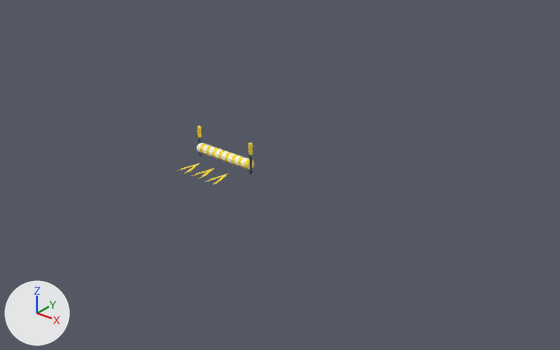
The glTF model race3D_game/models/climb-rope.glb as it was, and as the next commit left it.
One viewpoint serves both versions: a camera (50 mm lens) standing at (7.1, -7.59, 4.84) and looking at (0.84, 0.24, 0.0). Arrows for +X, +Y and +Z are at lower left; the lights stay in place. The first picture is the older version. Where no turn or scale is listed for an object, it has been applied to the vertices. Vertices at exactly the same position are counted once.

The first picture shows 'Braided spring rope.011', 'Braided spring rope.015', 'Reflector', 'Reflector.001', 'Rope anchor', 'Rope anchor.001', 'Upward chevron', 'Upward chevron.001', 'Upward chevron.002'.
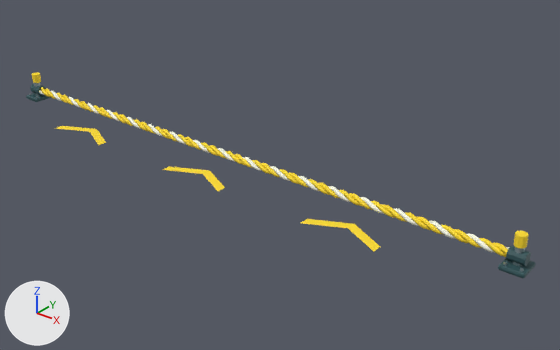
Pixel boxes [x1, y1, x2, y2] of what changed, in the pictures (560 x 350 px):
'Woven rope strand 0', added: after [41, 87, 506, 257]
'Woven rope strand 2', added: after [44, 88, 508, 255]
'Woven rope strand 1', added: after [39, 90, 510, 253]
'Upward chevron.002', moved, rescaled: before [208, 173, 229, 185]; after [301, 219, 380, 252]
'Upward chevron.001', moved, rescaled (174% wider, 117% taller): before [192, 168, 214, 179]; after [163, 166, 225, 191]
'Anchor foot.001', added: after [498, 259, 536, 278]
'Rope ferrule.001', added: after [506, 246, 531, 266]
'Upward chevron', moved, rescaled (130% wider, 67% taller): before [178, 163, 200, 174]; after [54, 126, 106, 145]
'Reflector.001', moved, rescaled: before [248, 143, 253, 155]; after [514, 230, 529, 249]
'Reflector', moved, rescaled: before [197, 126, 202, 138]; after [32, 72, 41, 83]
'Anchor foot', added: after [26, 93, 51, 102]
'Rope anchor.001', moved, rescaled: before [249, 155, 253, 174]; after [512, 247, 525, 266]
'Rope ferrule', added: after [31, 84, 46, 95]
'Braided spring rope.015', deleted: before [244, 159, 254, 170]
'Rope anchor', moved: before [198, 137, 202, 156]; after [34, 83, 41, 96]
'Braided spring rope.011', deleted: before [231, 154, 240, 165]

Patch to the scene script:
```diff
--- a/race3D_game/models/climb-rope.glb.py
+++ b/race3D_game/models/climb-rope.glb.py
@@ me_cylinder_017 @@
-me_cylinder_017.from_pydata(...)  # 20 vertices, 36 faces; spans x -0.028..0.028, y -0.029..0.029, z -0.08..0.08
+me_cylinder_017.from_pydata(...)  # 20 vertices, 36 faces; spans x -0.069..0.069, y -0.073..0.073, z -0.075..0.075
+# me_cylinder_017 part 1: the whole mesh is scaled about its middle by (2.52, 2.52, 0.938)
 me_cylinder_017.materials.append(mat_launch_yellow)
@@ me_cylinder_018 @@
-me_cylinder_018.from_pydata(...)  # 20 vertices, 36 faces; spans x -0.021..0.021, y -0.022..0.022, z -0.23..0.23
+me_cylinder_018.from_pydata(...)  # 20 vertices, 36 faces; spans x -0.052..0.052, y -0.055..0.055, z -0.203..0.203
+# me_cylinder_018 part 2: the whole mesh is scaled about its middle by (2.5, 2.5, 0.88)
 me_cylinder_018.materials.append(mat_rubber_edge)
@@ me_cylinder_019 @@
-me_cylinder_019.from_pydata(...)  # 20 vertices, 36 faces; spans x -0.028..0.028, y -0.029..0.029, z -0.08..0.08
+me_cylinder_019.from_pydata(...)  # 20 vertices, 36 faces; spans x -0.069..0.069, y -0.073..0.073, z -0.075..0.075
+# me_cylinder_019 part 3: the whole mesh is scaled about its middle by (2.52, 2.52, 0.938)
 me_cylinder_019.materials.append(mat_launch_yellow)
@@ me_upward_chevron @@
-me_upward_chevron.from_pydata(...)  # 6 vertices, 4 faces; spans x -0.355..-0.205, y -0.65..-0.23, z 0.028
+me_upward_chevron.from_pydata(...)  # 6 vertices, 4 faces; spans x -3.05..-1.95, y -0.75..-0.33, z 0.028
+# me_upward_chevron part 4: the whole mesh is scaled about its middle by (7.33, 1, 1), then moved by (-2.22, -0.1, 0.0)
 me_upward_chevron.materials.append(mat_launch_yellow)
@@ me_upward_chevron_001 @@
-me_upward_chevron_001.from_pydata(...)  # 6 vertices, 4 faces; spans x -0.075..0.075, y -0.65..-0.23, z 0.028
+me_upward_chevron_001.from_pydata(...)  # 6 vertices, 4 faces; spans x -0.55..0.55, y -0.75..-0.33, z 0.028
+# me_upward_chevron_001 part 5: the whole mesh is scaled about its middle by (7.33, 1, 1), then moved by (0.0, -0.1, 0.0)
 me_upward_chevron_001.materials.append(mat_launch_yellow)
@@ me_upward_chevron_002 @@
-me_upward_chevron_002.from_pydata(...)  # 6 vertices, 4 faces; spans x 0.205..0.355, y -0.65..-0.23, z 0.028
+me_upward_chevron_002.from_pydata(...)  # 6 vertices, 4 faces; spans x 1.95..3.05, y -0.75..-0.33, z 0.028
+# me_upward_chevron_002 part 6: the whole mesh is scaled about its middle by (7.33, 1, 1), then moved by (2.22, -0.1, 0.0)
 me_upward_chevron_002.materials.append(mat_launch_yellow)
@@ ob_braided_spring_rope_011 @@
-ob_braided_spring_rope_011 = bpy.data.objects.new('Braided spring rope.011', me_cylinder_011)
@@ ob_braided_spring_rope_015 @@
-ob_braided_spring_rope_015 = bpy.data.objects.new('Braided spring rope.015', me_cylinder_015)
@@ ob_rope_anchor @@
 ob_rope_anchor = bpy.data.objects.new('Rope anchor', me_cylinder_016)
-ob_rope_anchor.location = (-0.5, 0.0, 0.23)
+ob_rope_anchor.location = (-4.5, 0.0, 0.237)
@@ ob_reflector @@
 ob_reflector = bpy.data.objects.new('Reflector', me_cylinder_017)
-ob_reflector.location = (-0.5, 0.0, 0.39)
+ob_reflector.location = (-4.5, 0.0, 0.385)
@@ ob_rope_anchor_001 @@
 ob_rope_anchor_001 = bpy.data.objects.new('Rope anchor.001', me_cylinder_018)
-ob_rope_anchor_001.location = (0.5, 0.0, 0.23)
+ob_rope_anchor_001.location = (4.5, 0.0, 0.237)
@@ ob_reflector_001 @@
 ob_reflector_001 = bpy.data.objects.new('Reflector.001', me_cylinder_019)
-ob_reflector_001.location = (0.5, 0.0, 0.39)
+ob_reflector_001.location = (4.5, 0.0, 0.385)
@@ ob_rope_ferrule_001 @@
+ob_rope_ferrule_001 = bpy.data.objects.new('Rope ferrule.001', me_cylinder_009_1)  # a 10-sided cylinder along x spanning x -0.11..0.11, y -0.08..0.08, z -0.084..0.084; in mat_rubber_edge (dark cyan #2c5055)
+ob_rope_ferrule_001.location = (4.5, 0.0, 0.17)
@@ ob_anchor_foot_001 @@
+ob_anchor_foot_001 = bpy.data.objects.new('Anchor foot.001', me_cube_002)  # 56 vertices, 108 faces; spans x -0.16..0.16, y -0.17..0.17, z -0.035..0.035; in mat_rubber_edge (dark cyan #2c5055)
+ob_anchor_foot_001.location = (4.5, 0.0, 0.035)
@@ ob_rope_ferrule @@
+ob_rope_ferrule = bpy.data.objects.new('Rope ferrule', me_cylinder_009_1.copy())
+ob_rope_ferrule.location = (-4.5, 0.0, 0.17)
@@ ob_anchor_foot @@
+ob_anchor_foot = bpy.data.objects.new('Anchor foot', me_cube_002.copy())
+ob_anchor_foot.location = (-4.5, 0.0, 0.035)
@@ ob_woven_rope_strand_2 @@
+ob_woven_rope_strand_2 = bpy.data.objects.new('Woven rope strand 2', me_woven_rope_strand_2)  # 725 vertices, 1440 faces; spans x -4.5..4.5, y -0.06..0.07, z 0.1..0.24; in mat_launch_yellow (yellow #ffdd27)
+ob_woven_rope_strand_2.location = (0.0, 0.0, 0.0)
@@ ob_woven_rope_strand_1 @@
+ob_woven_rope_strand_1 = bpy.data.objects.new('Woven rope strand 1', me_woven_rope_strand_1)  # 725 vertices, 1440 faces; spans x -4.5..4.5, y -0.06..0.07, z 0.1..0.24; in mat_reflective_ivory (white #fcffeb)
+ob_woven_rope_strand_1.location = (0.0, 0.0, 0.0)
@@ ob_woven_rope_strand_0 @@
+ob_woven_rope_strand_0 = bpy.data.objects.new('Woven rope strand 0', me_woven_rope_strand_0)  # 725 vertices, 1440 faces; spans x -4.5..4.5, y -0.06..0.07, z 0.1..0.24; in mat_launch_yellow (yellow #ffdd27)
+ob_woven_rope_strand_0.location = (0.0, 0.0, 0.0)
```
